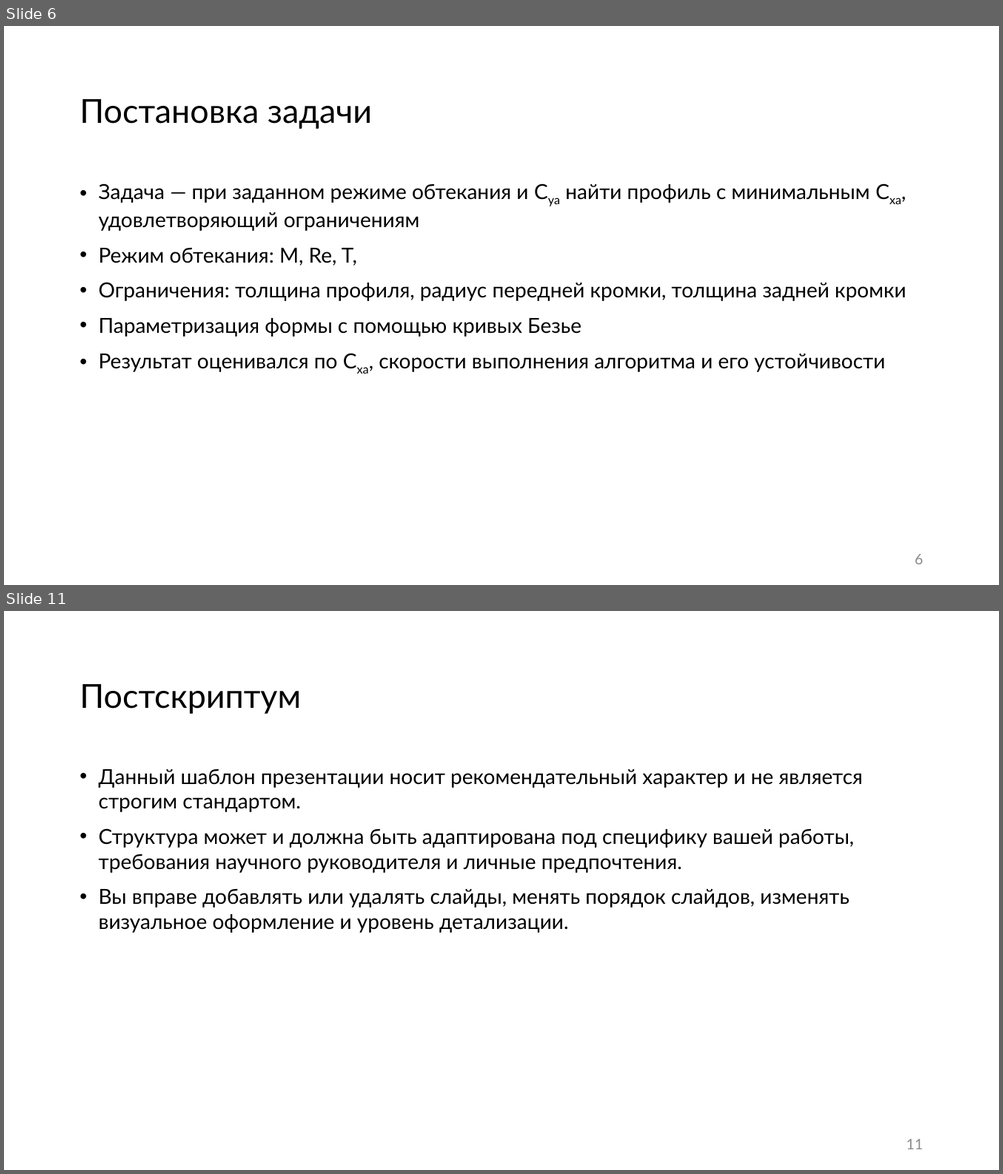
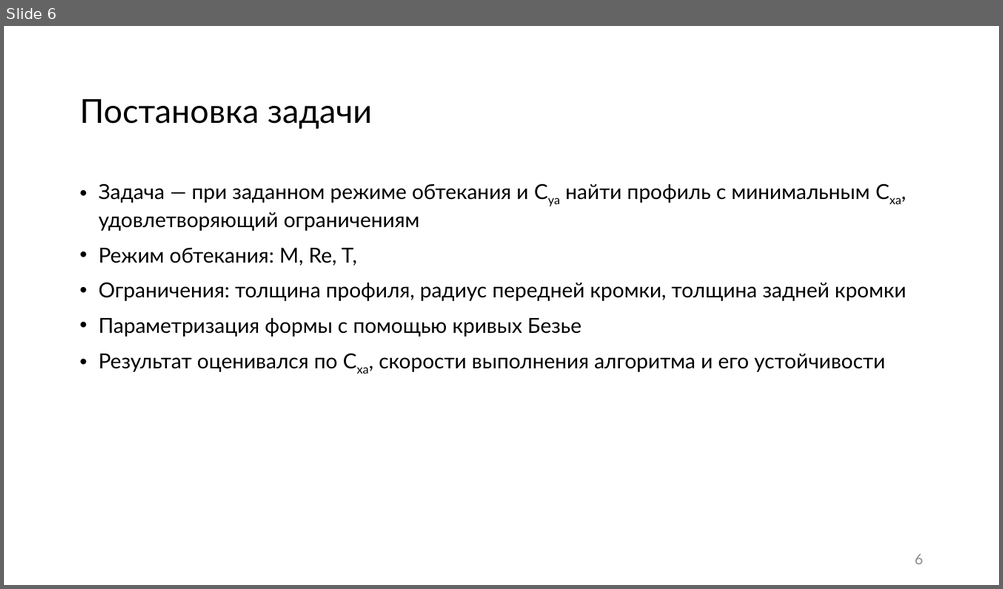
Before and after one commit to 737CMD/Diploma_bac, a slide deck: results/Тексты/Презентация_ВКР Черных.pptx. Shown one above the other, each under a label of ours: slides 6 and 11 before the commit, slide 6 after it; the slides between them are not shown. The pictures are 1003x1174 and 1003x589 pixels, drawn with LibreOffice and Linux fonts; fonts in the diff are those of the drawing; background and template pictures are left out. Boxes give left, top, right and bottom in pixels: in the first picture for what was removed or moved away, otherwise in the second. Text is boxed around its words. In the diff, an @@ line names an element or a change of style, - is before the commit and + after.

```diff
--- a/results/Тексты/Презентация_ВКР Черных.pptx
+++ b/results/Тексты/Презентация_ВКР Черных.pptx
@@ slide 11 removed at [4,611,999,1170], background #FFFFFF @@
@@ title removed at [79,684,301,714] @@
-Постскриптум
@@ text removed at [99,769,862,933] @@
-• Данный шаблон презентации носит рекомендательный характер и не является строгим стандартом.
-• Структура может и должна быть адаптирована под специфику вашей работы, требования научного руководителя и личные предпочтения.
-• Вы вправе добавлять или удалять слайды, менять порядок слайдов, изменять визуальное оформление и уровень детализации.
@@ page number removed at [906,1139,923,1150] @@
-11
```
Also in this commit, not shown: 3 slides changed, 5 slides added, 1 other slide removed.
